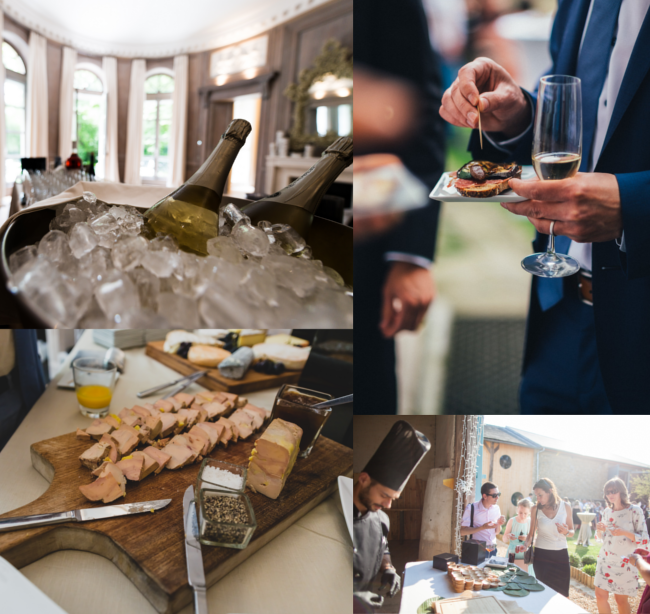
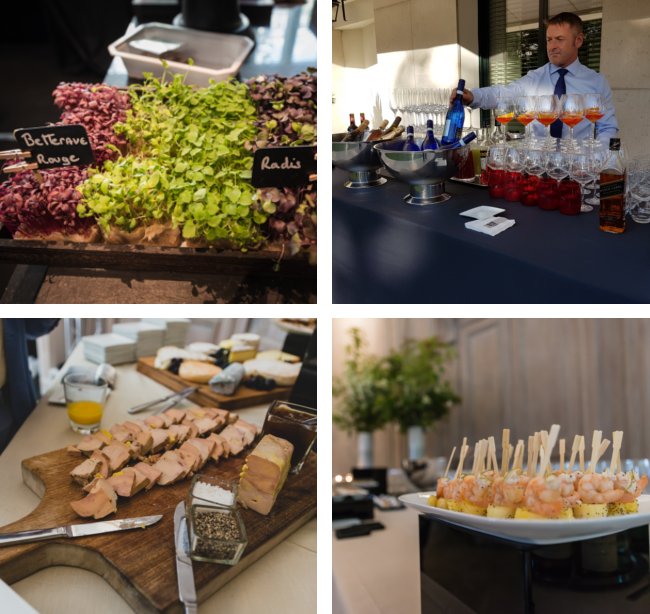
Before/after of a 650×614 layered artwork. What changed in the layer stack:
added layer "Layer #2" above "Layer #1" over [0, 304, 650, 318]
added layer "Layer #1" above "20170609_200942.jpg" over [317, 0, 332, 614]
added layer "20170609_200942.jpg" above "HD-250614-Midi-34.jpg" over [262, 0, 650, 325]
moved "HD-250614-Midi-34.jpg" above "HD-250614-Soir-28.jpg", painted on it over [0, 295, 374, 614]
added layer "HD-250614-Soir-28.jpg" above "HD-250614-Soir-4.jpg" over [225, 315, 650, 614]
added layer "HD-250614-Soir-4.jpg" above "DSCF3644.jpg" over [0, 0, 448, 313]
hid "DSCF3644.jpg" over [353, 0, 650, 415]
hid "H & M-3931-2.jpg" over [353, 414, 650, 614]
hid "HD-250614-Appartement-4.jpg" over [0, 0, 360, 330]
hid "HD-250614-Soir-90.jpg" over [410, 414, 650, 614]
